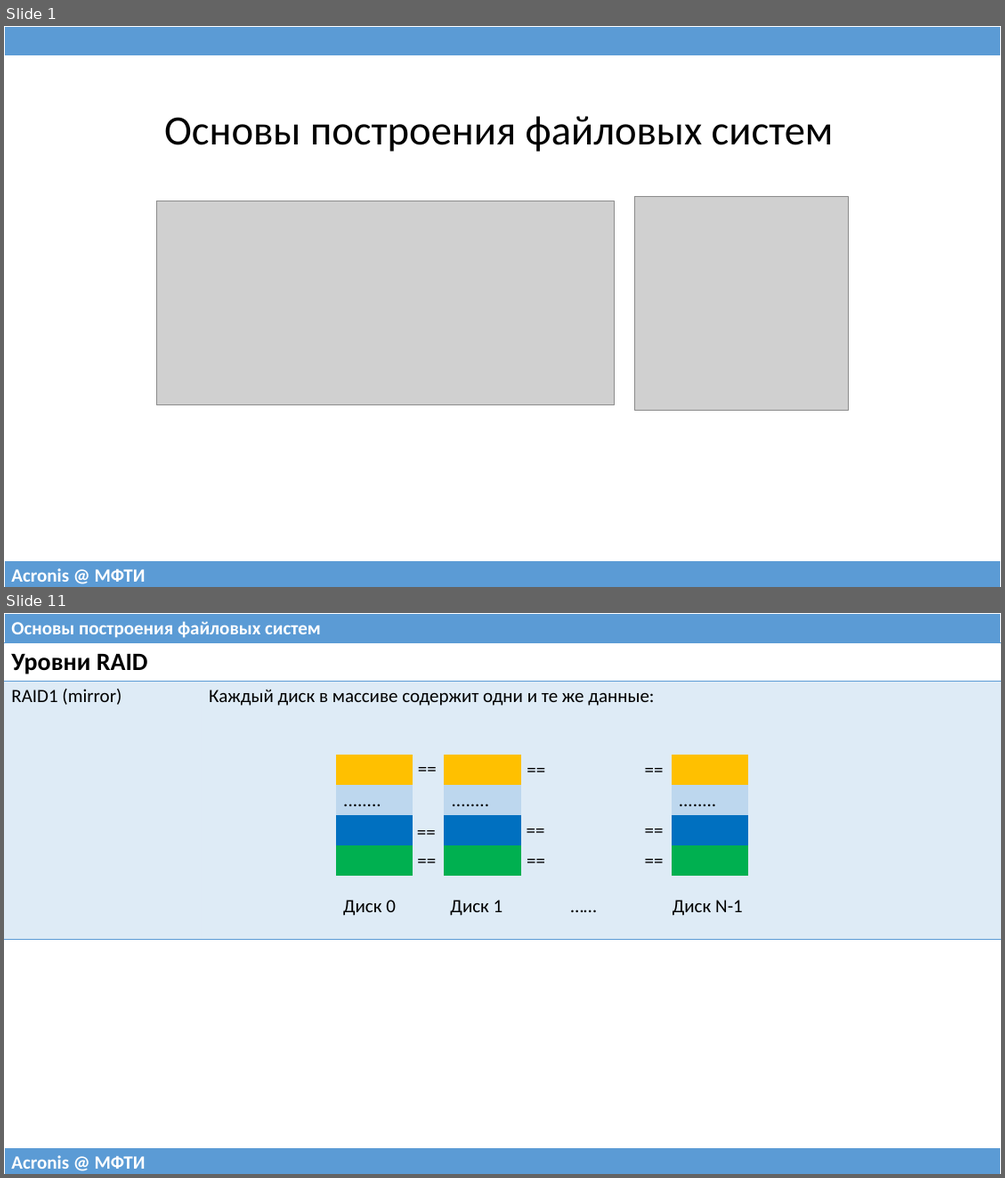
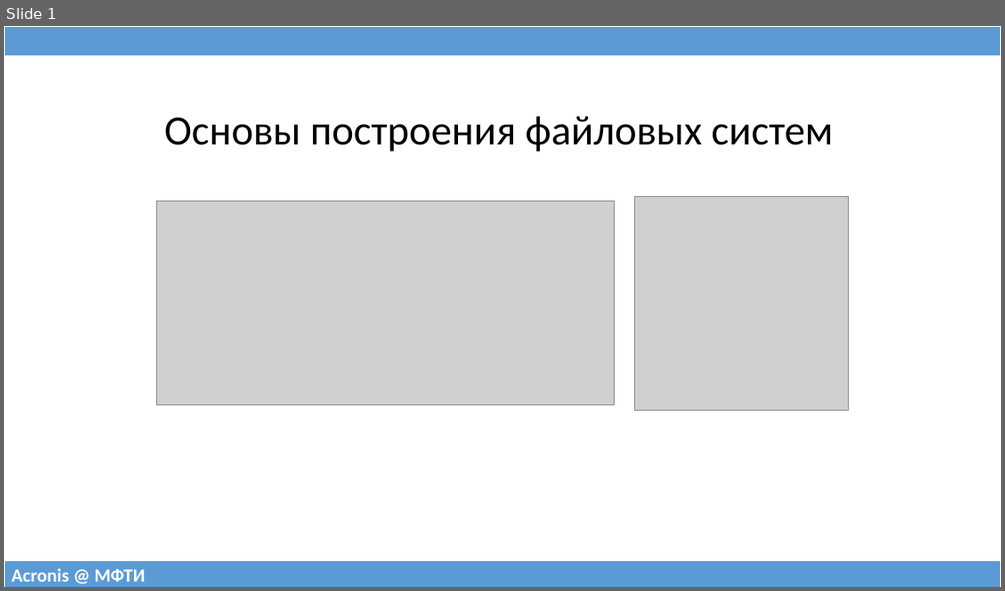
Before and after one commit to 75cc8545e7b021ed280ed0ef99fc7fc4/filesystems-101, a slide deck: talks/src/class08.pptx. Shown one above the other, each under a label of ours: slides 1 and 11 before the commit, slide 1 after it; the slides between them are not shown. The pictures are 1005x1178 and 1005x591 pixels, drawn with LibreOffice and Linux fonts; fonts in the diff are those of the drawing; grey boxes stand for pictures. Boxes give left, top, right and bottom in pixels: in the first picture for what was removed or moved away, otherwise in the second. Text is boxed around its words. In the diff, an @@ line names an element or a change of style, - is before the commit and + after.

```diff
--- a/talks/src/class08.pptx
+++ b/talks/src/class08.pptx
@@ slide 11 removed at (x1=4, y1=613, x2=1001, y2=1174), background #FFFFFF @@
@@ table removed at (x1=4, y1=613, x2=1001, y2=643), 1 rows, 1 columns @@
-Основы построения файловых систем
@@ table removed at (x1=4, y1=643, x2=1001, y2=934), 2 rows, 2 columns @@
-Уровни RAID | 
-RAID1 (mirror) | Каждый диск в массиве содержит одни и те же данные:
@@ table removed at (x1=336, y1=755, x2=413, y2=876), 4 rows, 1 columns @@
-
-........
-
-
@@ text removed at (x1=411, y1=754, x2=445, y2=784) @@
-==
@@ table removed at (x1=444, y1=755, x2=521, y2=876), 4 rows, 1 columns @@
-
-........
-
-
@@ text removed at (x1=519, y1=755, x2=553, y2=784) @@
-==
@@ text removed at (x1=638, y1=755, x2=671, y2=784) @@
-==
@@ table removed at (x1=671, y1=755, x2=748, y2=876), 4 rows, 1 columns @@
-
-........
-
-
@@ text removed at (x1=409, y1=816, x2=443, y2=845) @@
-==
@@ text removed at (x1=519, y1=815, x2=553, y2=844) @@
-==
@@ text removed at (x1=638, y1=815, x2=671, y2=844) @@
-==
@@ text removed at (x1=410, y1=844, x2=444, y2=875) @@
-==
@@ text removed at (x1=519, y1=844, x2=553, y2=875) @@
-==
@@ text removed at (x1=638, y1=844, x2=671, y2=875) @@
-==
@@ text removed at (x1=343, y1=900, x2=743, y2=916) @@
-Диск 0 Диск 1 …… Диск N-1
@@ table removed at (x1=4, y1=1147, x2=1001, y2=1174), 1 rows, 1 columns @@
-Acronis @ МФТИ
```
Also in this commit, not shown: 1 slide changed, 29 slides added, 23 other slides removed, 1 other file.
